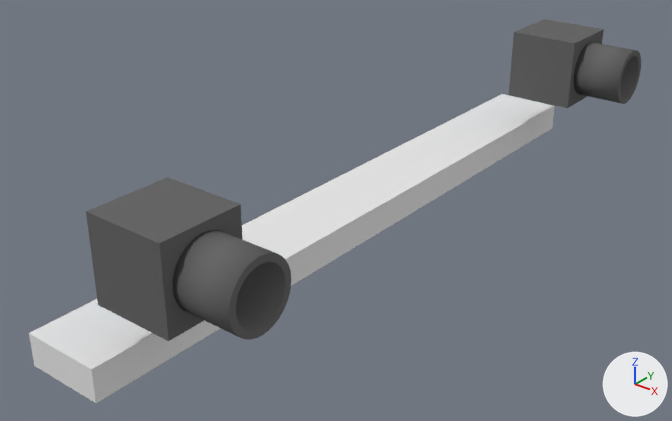
What one commit did to the Blender file data/morse/sensors/stereo_unit.blend.
Rendered twice from a 50 mm camera at (0.345, -0.454, 0.282) aimed at (0.011, -0.036, 0.023). The lights are fixed; the arrows at lower right show +X, +Y and +Z.

Names of what the first picture shows: 'CameraMesh', 'CameraMesh.001', 'Camera_Support'.
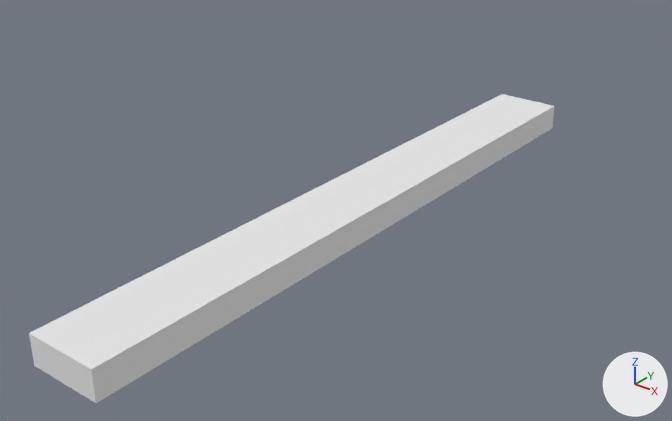
Where the change shows, as pixel boxes [x1, y1, x2, y2] in the pictures (672 x 421 px):
'CameraMesh', deleted: before [86, 177, 291, 341]
'CameraMesh.001', deleted: before [509, 19, 641, 108]

The edits, one by one:
Object 'CameraMesh.001' (ob_cameramesh_001) is deleted.
Object 'CameraMesh' (ob_cameramesh) is deleted.
